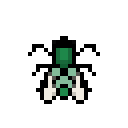
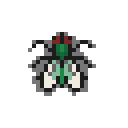
Layer changes from the first 128px x 128px image to the second:
renamed "Lager 1" to "Fly", painted on it over [28, 32, 100, 104]
added layer "Shadow" (60%) over [28, 32, 96, 96]
